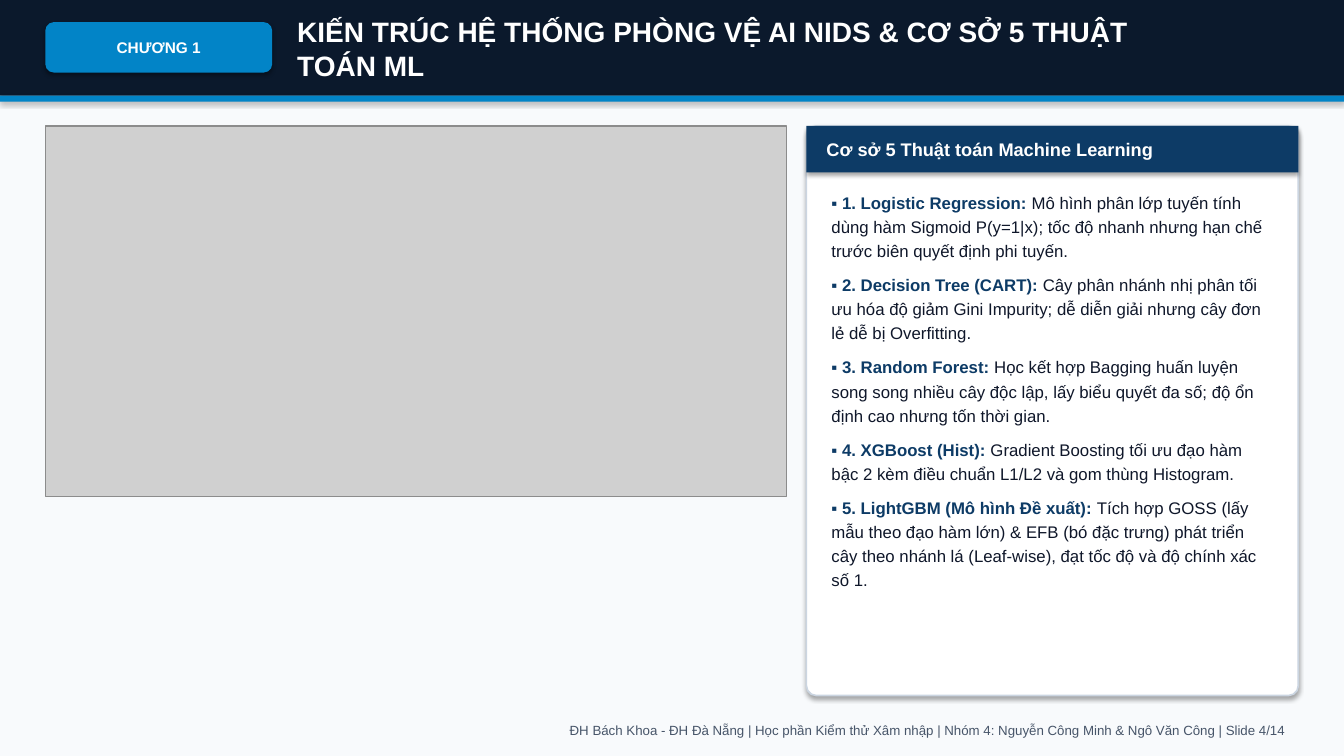
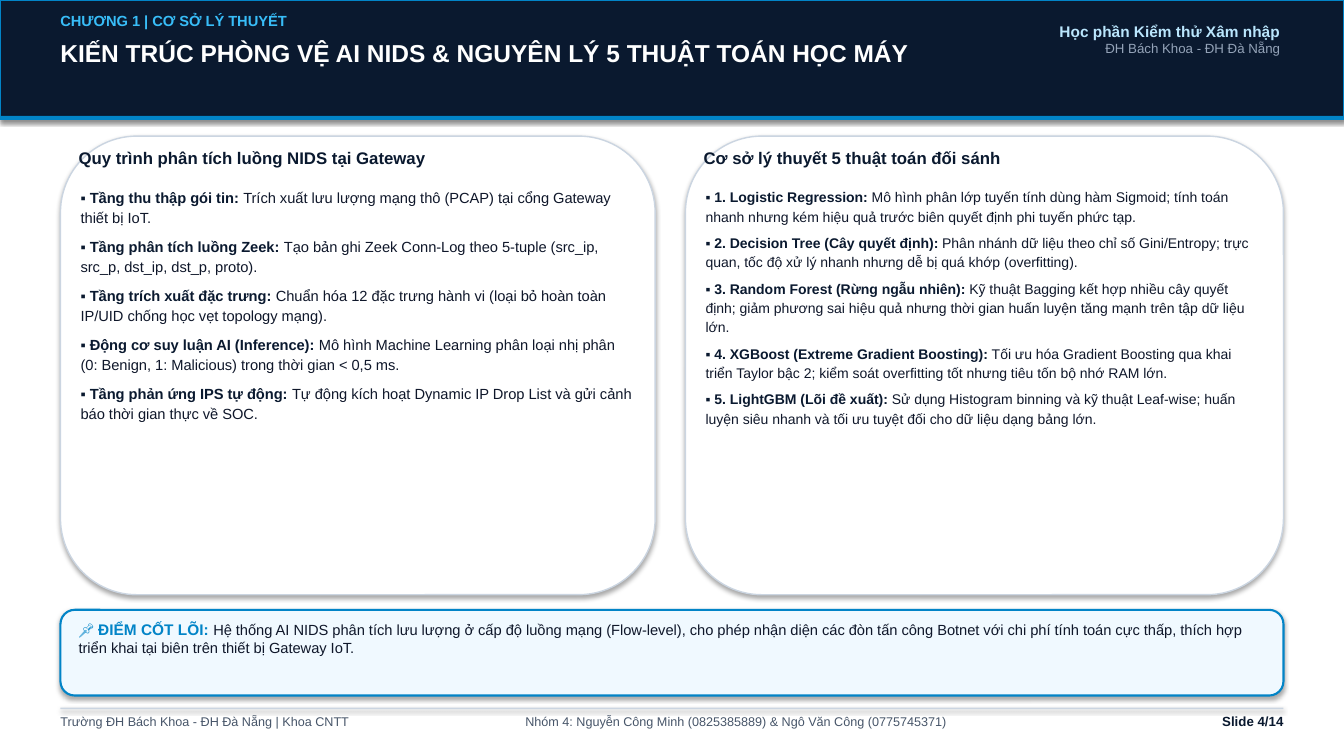
Before and after one commit to vcongggggg/iot-botnet-detection-ml, a slide deck: slide 4 of Slide_Thuyet_Trinh_IoT_Botnet_ML_Nhom4.pptx. Drawn at 1344x756 pixels with LibreOffice and Linux fonts; fonts in the diff are those of the drawing; grey boxes stand for pictures. Boxes give left, top, right and bottom in pixels: in the first picture for what was removed or moved away, otherwise in the second. Text is boxed around its words. In the diff, an @@ line names an element or a change of style, - is before the commit and + after.

Commit message:
refactor(delivery): complete overhaul of IoT NIDS pipeline, real ROC/AUC, 16 300-DPI figures, Word report, and 16:9 slides

```diff
--- a/Slide_Thuyet_Trinh_IoT_Botnet_ML_Nhom4.pptx
+++ b/Slide_Thuyet_Trinh_IoT_Botnet_ML_Nhom4.pptx
@@ background #F8FAFC to #FFFFFF @@
@@ rectangle: place and size @@
-rectangle at <box>0,0,1344,96</box>
+rectangle at <box>0,0,1344,119</box>
@@ rectangle at <box>0,0,1344,119</box>: fill #0B192C to #0A192F; outline none to #0284C7 1.5 pt @@
@@ text at <box>60,14,286,26</box>: text changed; size 11 to 10.5 pt; text colour #FFFFFF to #38BDF8 @@
-CHƯƠNG 1
+CHƯƠNG 1 | CƠ SỞ LÝ THUYẾT
@@ text "CHƯƠNG 1 | CƠ SỞ ...": place and size @@
-text "CHƯƠNG 1 | CƠ SỞ ..." at <box>45,22,272,73</box>
+text "CHƯƠNG 1 | CƠ SỞ ..." at <box>60,14,286,26</box>
@@ text "CHƯƠNG 1 | CƠ SỞ ..." at <box>60,14,286,26</box>: vertical alignment middle to top; fill #0284C7 to none; shadow off @@
@@ text at <box>1059,25,1280,56</box>: text changed; size 9.5 to 11 pt; text colour #475569 to #BAE6FD; bold on @@
-ĐH Bách Khoa - ĐH Đà Nẵng | Học phần Kiểm thử Xâm nhập | Nhóm 4: Nguyễn Công Minh & Ngô Văn Công | Slide 4/14
+Học phần Kiểm thử Xâm nhập
+ĐH Bách Khoa - ĐH Đà Nẵng
@@ text at <box>60,43,908,67</box>: text changed; size 20 to 17.5 pt @@
-KIẾN TRÚC HỆ THỐNG PHÒNG VỆ AI NIDS & CƠ SỞ 5 THUẬT TOÁN ML
+KIẾN TRÚC PHÒNG VỆ AI NIDS & NGUYÊN LÝ 5 THUẬT TOÁN HỌC MÁY
@@ text "KIẾN TRÚC PHÒNG VỆ AI ..." at <box>60,43,908,67</box>: vertical alignment middle to top @@
@@ rectangle: place and size @@
-rectangle at <box>0,96,1344,102</box>
+rectangle at <box>0,116,1344,120</box>
@@ picture removed at <box>45,126,786,496</box> @@
@@ rounded rectangle added at <box>60,136,655,595</box>, fill #FFFFFF, outline #CBD5E1 1 pt @@
@@ rounded rectangle: place and size @@
-rounded rectangle at <box>807,126,1299,696</box>
+rounded rectangle at <box>686,136,1284,595</box>
@@ rounded rectangle at <box>686,136,1284,595</box>: outline #CBD5E1 1.2 pt to #CBD5E1 1 pt; proportions changed @@
@@ text "Cơ sở lý thuyết 5 ...": place and size @@
-text "Cơ sở lý thuyết 5 ..." at <box>807,126,1299,172</box>
+text "Cơ sở lý thuyết 5 ..." at <box>704,151,1000,168</box>
@@ text "Cơ sở lý thuyết 5 ..." at <box>704,151,1000,168</box>: vertical alignment middle to top; fill #0D3B66 to none; shadow off @@
@@ text added at <box>79,151,425,168</box>, 12 pt, text #0A192F, bold @@
+Quy trình phân tích luồng NIDS tại Gateway
@@ text at <box>704,151,1000,168</box>: text changed; size 13 to 12 pt; text colour #FFFFFF to #0A192F @@
-Cơ sở 5 Thuật toán Machine Learning
+Cơ sở lý thuyết 5 thuật toán đối sánh
@@ text added at <box>81,191,632,422</box>, 10.5 pt, text #0F172A @@
+▪ Tầng thu thập gói tin: Trích xuất lưu lượng mạng thô (PCAP) tại cổng Gateway thiết bị IoT.
+▪ Tầng phân tích luồng Zeek: Tạo bản ghi Zeek Conn-Log theo 5-tuple (src_ip, src_p, dst_ip, dst_p, proto).
+▪ Tầng trích xuất đặc trưng: Chuẩn hóa 12 đặc trưng hành vi (loại bỏ hoàn toàn IP/UID chống học vẹt topology mạng).
+▪ Động cơ suy luận AI (Inference): Mô hình Machine Learning phân loại nhị phân (0: Benign, 1: Malicious) trong thời gian < 0,5 ms.
+▪ Tầng phản ứng IPS tự động: Tự động kích hoạt Dynamic IP Drop List và gửi cảnh báo thời gian thực về SOC.
@@ text at <box>706,191,1249,427</box>: text changed; size 12 to 10 pt @@
-▪ 1. Logistic Regression: Mô hình phân lớp tuyến tính dùng hàm Sigmoid P(y=1|x); tốc độ nhanh nhưng hạn chế trước biên quyết định phi tuyến.
-▪ 2. Decision Tree (CART): Cây phân nhánh nhị phân tối ưu hóa độ giảm Gini Impurity; dễ diễn giải nhưng cây đơn lẻ dễ bị Overfitting.
-▪ 3. Random Forest: Học kết hợp Bagging huấn luyện song song nhiều cây độc lập, lấy biểu quyết đa số; độ ổn định cao nhưng tốn thời gian.
-▪ 4. XGBoost (Hist): Gradient Boosting tối ưu đạo hàm bậc 2 kèm điều chuẩn L1/L2 và gom thùng Histogram.
-▪ 5. LightGBM (Mô hình Đề xuất): Tích hợp GOSS (lấy mẫu theo đạo hàm lớn) & EFB (bó đặc trưng) phát triển cây theo nhánh lá (Leaf-wise), đạt tốc độ và độ chính xác số 1.
+▪ 1. Logistic Regression: Mô hình phân lớp tuyến tính dùng hàm Sigmoid; tính toán nhanh nhưng kém hiệu quả trước biên quyết định phi tuyến phức tạp.
+▪ 2. Decision Tree (Cây quyết định): Phân nhánh dữ liệu theo chỉ số Gini/Entropy; trực quan, tốc độ xử lý nhanh nhưng dễ bị quá khớp (overfitting).
+▪ 3. Random Forest (Rừng ngẫu nhiên): Kỹ thuật Bagging kết hợp nhiều cây quyết định; giảm phương sai hiệu quả nhưng thời gian huấn luyện tăng mạnh trên tập dữ liệu lớn.
+▪ 4. XGBoost (Extreme Gradient Boosting): Tối ưu hóa Gradient Boosting qua khai triển Taylor bậc 2; kiểm soát overfitting tốt nhưng tiêu tốn bộ nhớ RAM lớn.
+▪ 5. LightGBM (Lõi đề xuất): Sử dụng Histogram binning và kỹ thuật Leaf-wise; huấn luyện siêu nhanh và tối ưu tuyệt đối cho dữ liệu dạng bảng lớn.
@@ rounded rectangle added at <box>60,610,1284,696</box>, fill #F0F9FF, outline #0284C7 1.5 pt @@
@@ text added at <box>79,622,1242,656</box>, 10.5 pt, text #0F172A @@
+📌 ĐIỂM CỐT LÕI: Hệ thống AI NIDS phân tích lưu lượng ở cấp độ luồng mạng (Flow-level), cho phép nhận diện các đòn tấn công Botnet với chi phí tính toán cực thấp, thích hợp triển khai tại biên trên thiết bị Gateway IoT.
@@ rectangle added at <box>60,708,1284,709</box>, fill #CBD5E1 @@
@@ text added at <box>60,716,349,729</box>, 9 pt, text #475569 @@
+Trường ĐH Bách Khoa - ĐH Đà Nẵng | Khoa CNTT
@@ text added at <box>525,716,946,729</box>, 9 pt, text #475569 @@
+Nhóm 4: Nguyễn Công Minh (0825385889) & Ngô Văn Công (0775745371)
@@ text added at <box>1222,716,1284,727</box>, 9.5 pt, text #0A192F, bold @@
+Slide 4/14
```
Also in this commit, not shown: 8 other slides changed, 5 slides added, 5 slides removed, 28 other files.
